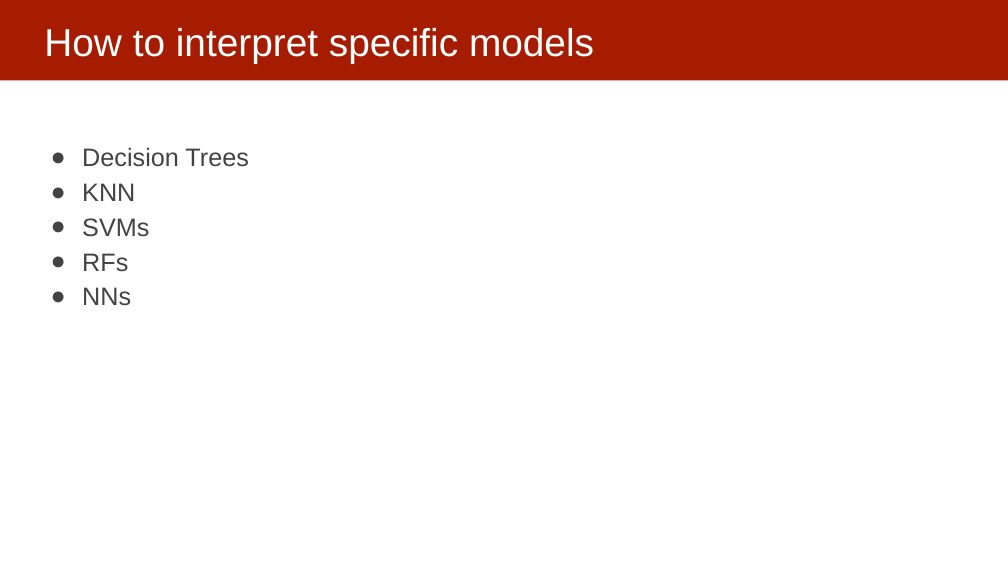
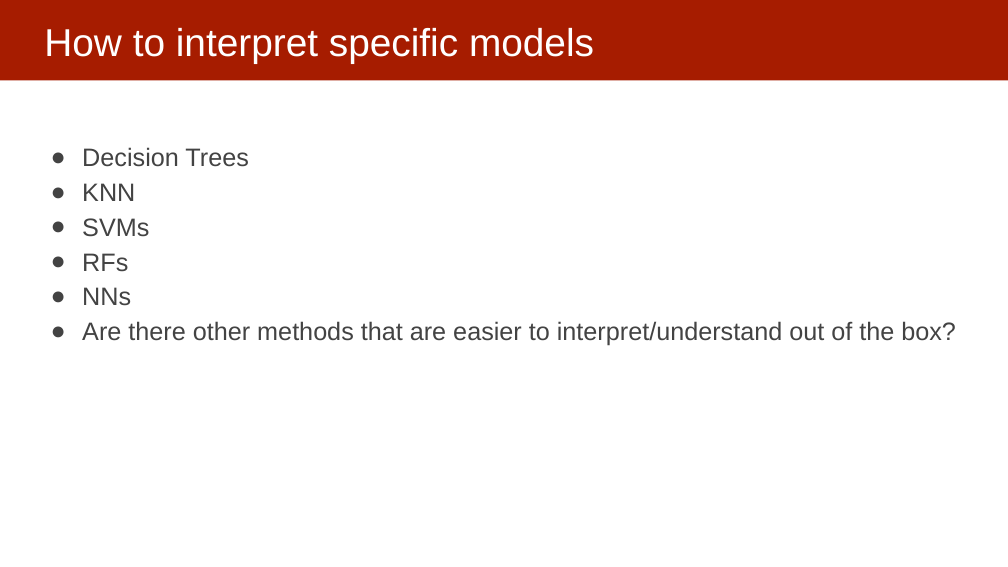
Before and after one commit to dssg/MLinPractice, a slide deck: slide 11 of Lectures/Lecture13-InterpretabilityOverview.pptx (slide 10 before the commit). Drawn at 1008x567 pixels with LibreOffice and Linux fonts; fonts in the diff are those of the drawing. Boxes give left, top, right and bottom in pixels: in the first picture for what was removed or moved away, otherwise in the second. Text is boxed around its words. In the diff, an @@ line names an element or a change of style, - is before the commit and + after.

Commit message:
updated interpretability

```diff
--- a/Lectures/Lecture13-InterpretabilityOverview.pptx
+++ b/Lectures/Lecture13-InterpretabilityOverview.pptx
@@ text at bbox=[82, 321, 956, 346]: paragraph added @@
+● Are there other methods that are easier to interpret/understand out of the box?
```
Also in this commit, not shown: 4 other slides changed, 1 slide added.
